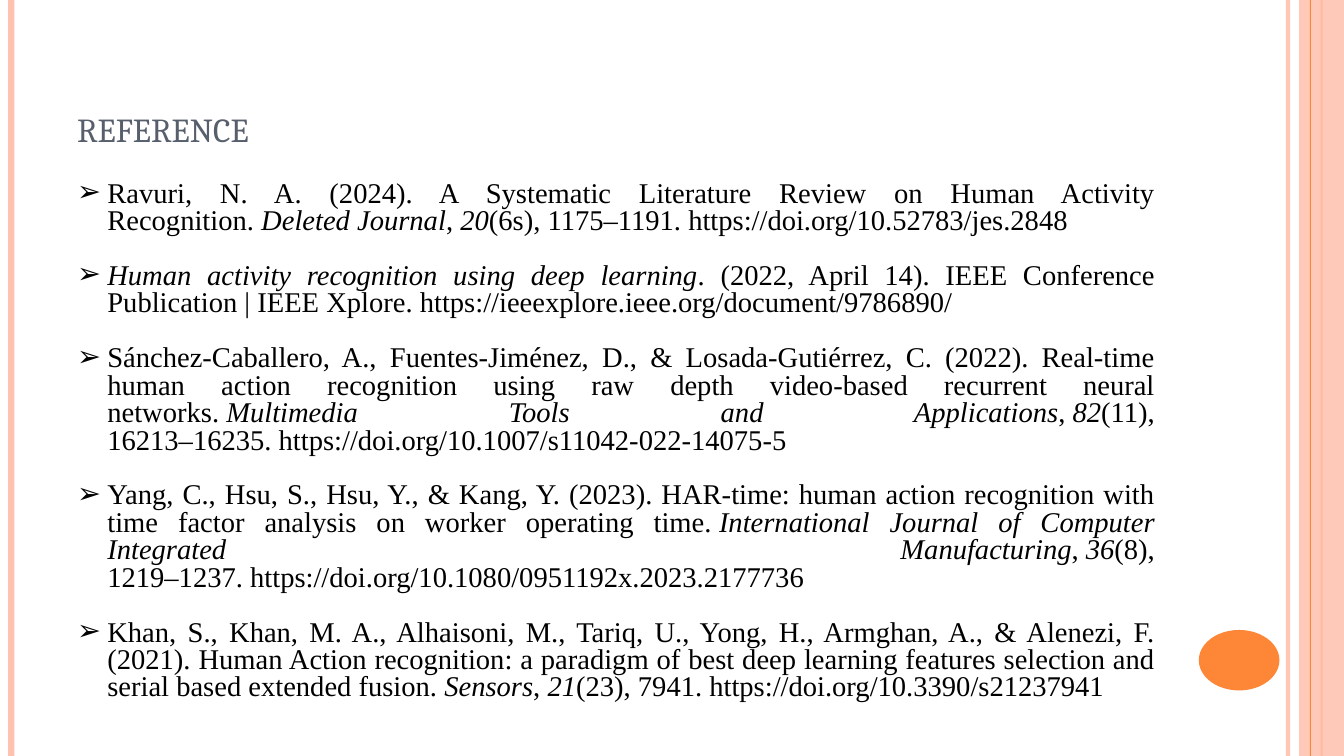
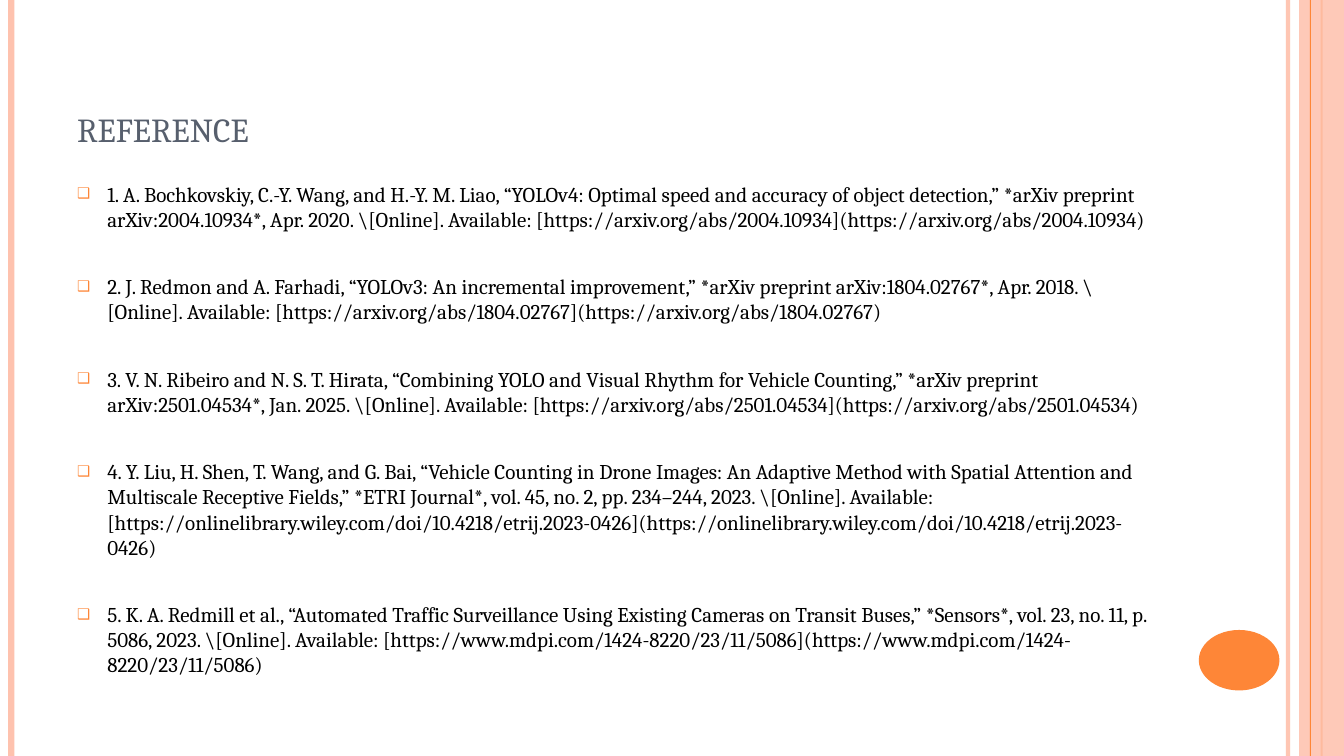
Before and after one commit to karthikeya-goud/Mini_project, a slide deck: slide 17 of B10 PRC 3.pptx (slide 20 before the commit). Drawn at 1344x756 pixels with LibreOffice and Linux fonts; fonts in the diff are those of the drawing. Boxes give left, top, right and bottom in pixels: in the first picture for what was removed or moved away, otherwise in the second. Text is boxed around its words. In the diff, an @@ line names an element or a change of style, - is before the commit and + after.

```diff
--- a/B10 PRC 3.pptx
+++ b/B10 PRC 3.pptx
@@ text at (107, 187, 1147, 675): text changed; size 20.4 to 15 pt; font Times New Roman to Cambria @@
-➢ Ravuri, N. A. (2024). A Systematic Literature Review on Human Activity Recognition. Deleted Journal, 20(6s), 1175–1191. https://doi.org/10.52783/jes.2848
-➢ Human activity recognition using deep learning. (2022, April 14). IEEE Conference Publication | IEEE Xplore. https://ieeexplore.ieee.org/document/9786890/
-➢ Sánchez-Caballero, A., Fuentes-Jiménez, D., & Losada-Gutiérrez, C. (2022). Real-time human action recognition using raw depth video-based recurrent neural networks. Multimedia Tools and Applications, 82(11), 16213–16235. https://doi.org/10.1007/s11042-022-14075-5
-➢ Yang, C., Hsu, S., Hsu, Y., & Kang, Y. (2023). HAR-time: human action recognition with time factor analysis on worker operating time. International Journal of Computer Integrated Manufacturing, 36(8), 1219–1237. https://doi.org/10.1080/0951192x.2023.2177736
-➢ Khan, S., Khan, M. A., Alhaisoni, M., Tariq, U., Yong, H., Armghan, A., & Alenezi, F. (2021). Human Action recognition: a paradigm of best deep learning features selection and serial based extended fusion. Sensors, 21(23), 7941. https://doi.org/10.3390/s21237941
+❑ 1. A. Bochkovskiy, C.-Y. Wang, and H.-Y. M. Liao, “YOLOv4: Optimal speed and accuracy of object detection,” *arXiv preprint arXiv:2004.10934*, Apr. 2020. \[Online]. Available: [https://arxiv.org/abs/2004.10934](https://arxiv.org/abs/2004.10934)
+❑ 2. J. Redmon and A. Farhadi, “YOLOv3: An incremental improvement,” *arXiv preprint arXiv:1804.02767*, Apr. 2018. \[Online]. Available: [https://arxiv.org/abs/1804.02767](https://arxiv.org/abs/1804.02767)
+❑ 3. V. N. Ribeiro and N. S. T. Hirata, “Combining YOLO and Visual Rhythm for Vehicle Counting,” *arXiv preprint arXiv:2501.04534*, Jan. 2025. \[Online]. Available: [https://arxiv.org/abs/2501.04534](https://arxiv.org/abs/2501.04534)
+❑ 4. Y. Liu, H. Shen, T. Wang, and G. Bai, “Vehicle Counting in Drone Images: An Adaptive Method with Spatial Attention and Multiscale Receptive Fields,” *ETRI Journal*, vol. 45, no. 2, pp. 234–244, 2023. \[Online]. Available: [https://onlinelibrary.wiley.com/doi/10.4218/etrij.2023-0426](https://onlinelibrary.wiley.com/doi/10.4218/etrij.2023-0426)
+❑ 5. K. A. Redmill et al., “Automated Traffic Surveillance Using Existing Cameras on Transit Buses,” *Sensors*, vol. 23, no. 11, p. 5086, 2023. \[Online]. Available: [https://www.mdpi.com/1424-8220/23/11/5086](https://www.mdpi.com/1424-8220/23/11/5086)
```
Also in this commit, not shown: 15 other slides changed, 3 slides added, 6 slides removed.
